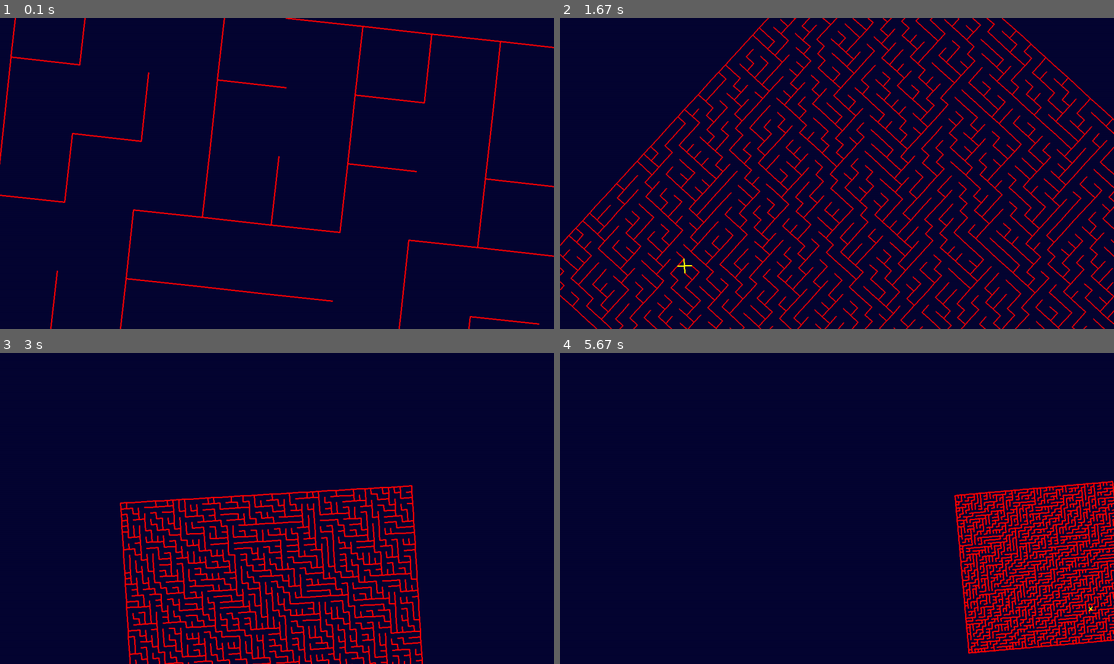
Above: before the commit, frames 1-4 (two rows, left to right).
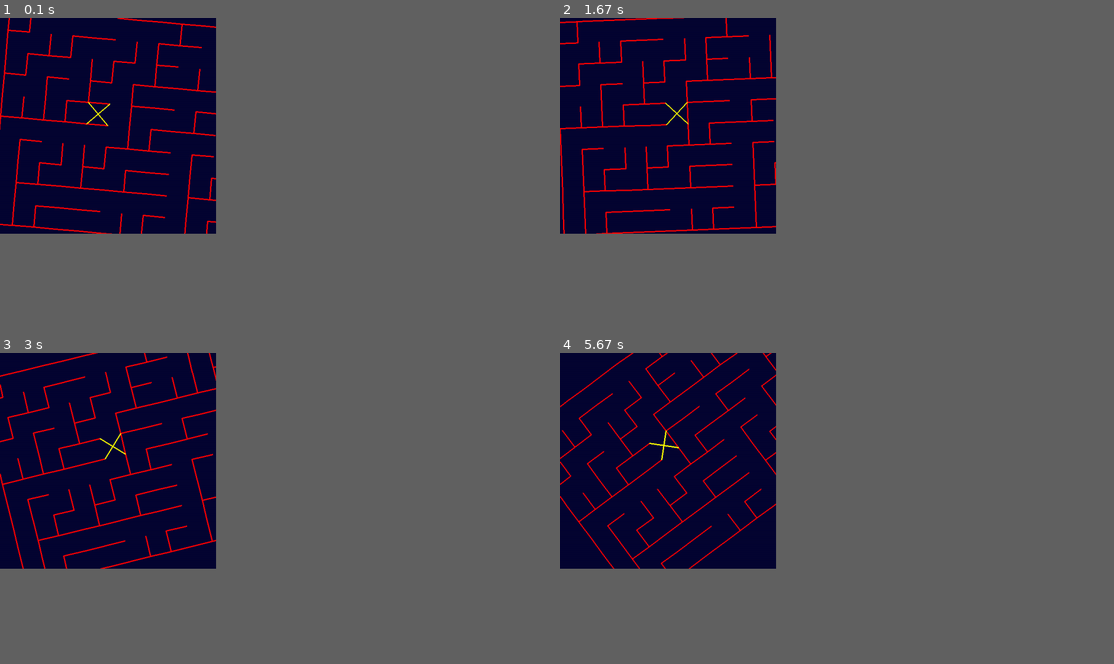
Above: after the commit, the same moments.

Repository: RageInTheCage/Random
Game: pygame game, started from Python/Labyrinth/Main.py
Two runs of this game, one before a commit and one after it. Both use one fixed random seed, a clock stepped at 60 frames per second and the inputs below.
Inputs:
- Up to frame 1 (0.1 s): no input
- Up to frame 2 (1.67 s): hold Right 0.33-0.8 s; hold Up 0.83-1.3 s; hold Right from 1.33 s (still down)
- Up to frame 3 (3 s): release Right at 1.8 s; hold Left 1.83-2.37 s; hold Up from 2.83 s (still down)
- Up to frame 4 (5.67 s): release Up at 3.2 s
The window is 900x506 before the commit and 351x351 after it. Grey fills any space a smaller window leaves; there, only what the larger window draws over its background counts as a difference.

The runs differ from the first frame. In frame 1, 5.2% of the frame differs, in the area x 0-100%, y 0-100%; in frame 2, 15%; in frame 3, 11%; in frame 4, 9.9%.

Commit message:
Player can now move.  Added Point class for more logical handling of coordinates

Diff:
--- a/Python/Labyrinth/Cell.py
+++ b/Python/Labyrinth/Cell.py
@@ -1,23 +1,17 @@
-from enum import Enum
-
-
-class Direction(Enum):
-    UP = 0
-    DOWN = 1
-    LEFT = 2
-    RIGHT = 3
+from Direction import Direction
+from Point import Point
 
 
 class Cell(object):
     def __init__(self, maze, location, wall_colour):
         self.maze = maze
-        self.location = location
+        self.location = Point(location)
         self.wall_colour = wall_colour
         self.wall_width = 3
         self.exits = [
             Direction.UP,
+            Direction.LEFT,
             Direction.DOWN,
-            Direction.LEFT,
             Direction.RIGHT
         ]
         self.walls = {}
@@ -28,19 +22,16 @@
 
         vectors = (
             ((0, 0), (1, 0)),
+            ((1, 0), (1, 1)),
             ((0, 1), (1, 1)),
             ((0, 0), (0, 1)),
-            ((1, 0), (1, 1))
         )
         vector = vectors[wall_direction.value]
         self.walls[wall_direction.value] = (
-            self.__add_location(vector[0]),
-            self.__add_location(vector[1])
+            self.location.offset(vector[0]),
+            self.location.offset(vector[1])
         )
         self.exits.remove(wall_direction)
-
-    def __add_location(self, point):
-        return point[0] + self.location[0], point[1] + self.location[1]
 
     def update(self):
         for wall in self.walls.values():
--- /dev/null
+++ b/Python/Labyrinth/Direction.py
@@ -0,0 +1,22 @@
+from enum import Enum
+
+
+class Direction(Enum):
+    UP = 0
+    RIGHT = 1
+    DOWN = 2
+    LEFT = 3
+
+    def rotate_clockwise(self):
+        index = self.value + 1
+        if index > 3:
+            index = 0
+
+        return Direction(index)
+
+    def rotate_anticlockwise(self):
+        index = self.value - 1
+        if index < 0:
+            index = 3
+
+        return Direction(index)
--- a/Python/Labyrinth/Main.py
+++ b/Python/Labyrinth/Main.py
@@ -7,25 +7,26 @@
 
 def main():
     clock, display = initialise()
-    maze = Maze(display)
-    player = Player(maze, (10, 10))
+    maze = Maze(display, (30, 10))
+    player = Player(maze, (4, 4))
     background_colour = (5, 5, 50)
     running = True
     while running:
         for event in pygame.event.get():
             if has_user_quit(event):
                 running = False
+            player.handle(event)
 
         display.fill(background_colour)
         maze.update()
         player.update()
         pygame.display.update()
-        clock.tick
+        clock.tick(15)
 
 
 def initialise():
     pygame.init()
-    display = pygame.display.set_mode()
+    display = pygame.display.set_mode((500, 500))
     pygame.display.set_caption("Labyrinth")
     clock = pygame.time.Clock()
     return clock, display
--- a/Python/Labyrinth/Maze.py
+++ b/Python/Labyrinth/Maze.py
@@ -2,20 +2,21 @@
 import pygame
 import math
 
-from Cell import Cell, Direction
+from Cell import Cell
+from Direction import Direction
 
 
 class Maze:
-    def __init__(self, display):
+    def __init__(self, display, dimensions):
         self.display = display
         rectangle = display.get_rect()
         self.display_width = rectangle[2]
         self.display_height = rectangle[3]
         self.origin = (int(self.display_width / 2), int(self.display_height / 2))
-        self.cells = self.__create_cells(50, 50)
+        self.cells = self.__create_cells(dimensions)
         self.angle_in_radians = 0
         self.ange_step = 0.05
-        self.scale = 3
+        self.scale = 10
         self.scale_factor = None
 
     def update(self):
@@ -32,7 +33,7 @@
         self.angle_in_radians += self.ange_step
         if self.ange_step > -.001:
             self.ange_step -= 0.01
-        self.scale += .5
+        self.scale += .005
         self.scale_factor = self.display_width / self.scale
 
     @staticmethod
@@ -45,14 +46,16 @@
         qy = oy + math.sin(angle_in_radians) * (px - ox) + math.cos(angle_in_radians) * (py - oy)
         return qx, qy
 
-    def __create_cells(self, cells_wide, cells_high):
+    def __create_cells(self, dimensions):
         cells = {}
         wall_colour = (255, 0, 0)
+        cells_wide, cells_high = dimensions
 
         for x in range(0, cells_wide):
             for y in range(0, cells_high):
                 location = (x, y)
                 new_cell = Cell(self, location, wall_colour)
+
                 if x == 0:
                     new_cell.add_wall(Direction.LEFT)
                 elif x == cells_wide - 1:
@@ -62,12 +65,12 @@
                     new_cell.add_wall(Direction.UP)
                 elif y == cells_high - 1:
                     new_cell.add_wall(Direction.DOWN)
-
-                if random.randint(0, 1) == 1:
-                    new_cell.add_wall(Direction.UP)
-                else:
-                    new_cell.add_wall(Direction.RIGHT)
-
                 cells[location] = new_cell
 
+        for cell in cells.values():
+            if random.randint(0, 1) == 1:
+                cell.add_wall(Direction.UP)
+            else:
+                cell.add_wall(Direction.RIGHT)
+
         return cells
--- a/Python/Labyrinth/Player.py
+++ b/Python/Labyrinth/Player.py
@@ -1,23 +1,25 @@
 import pygame
+
+from Cell import Direction
+from Point import Point
 
 
 class Player:
     def __init__(self, maze, location):
         self.maze = maze
-        self.location = location
+        self.point = Point(location)
+
         self.vectors = self.__get_vectors()
         self.colour = pygame.Color("yellow")
+        self.direction = Direction.UP
 
     def update(self):
         for vector in self.vectors:
-            line = self.offset_vector(vector)
+            line = (
+                self.point.offset(vector[0]),
+                self.point.offset(vector[1])
+            )
             self.maze.draw_line(line, self.colour, 3)
-
-    def offset_vector(self, vector):
-        return self.offset_point(vector[0]), self.offset_point(vector[1])
-
-    def offset_point(self, point):
-        return point[0] + self.location[0], point[1] + self.location[1]
 
     @staticmethod
     def __get_vectors():
@@ -25,3 +27,22 @@
             ((0, 0), (1, 1)),
             ((0, 1), (1, 0))
         )
+
+    def handle(self, event):
+        if event.type != pygame.KEYDOWN:
+            return
+
+        if event.key == pygame.K_UP:
+            current_cell = self.maze.cells[self.point.location]
+            if self.direction not in current_cell.exits:
+                return
+
+            self.point.move(self.direction)
+            return
+
+        if event.key == pygame.K_LEFT:
+            self.direction = self.direction.rotate_anticlockwise()
+        elif event.key == pygame.K_RIGHT:
+            self.direction = self.direction.rotate_clockwise()
+
+        print(self.direction.name)
--- /dev/null
+++ b/Python/Labyrinth/Point.py
@@ -0,0 +1,22 @@
+from Direction import Direction
+
+
+class Point:
+    def __init__(self, location):
+        self.location = location
+
+    def move(self, direction):
+        movements = self.movements()
+        self.location = self.offset(movements[direction])
+
+    def offset(self, offset):
+        return self.location[0] + offset[0], self.location[1] + offset[1]
+
+    @staticmethod
+    def movements():
+        return {
+            Direction.UP: (0, -1),
+            Direction.LEFT: (-1, 0),
+            Direction.DOWN: (0, 1),
+            Direction.RIGHT: (1, 0)
+        }
